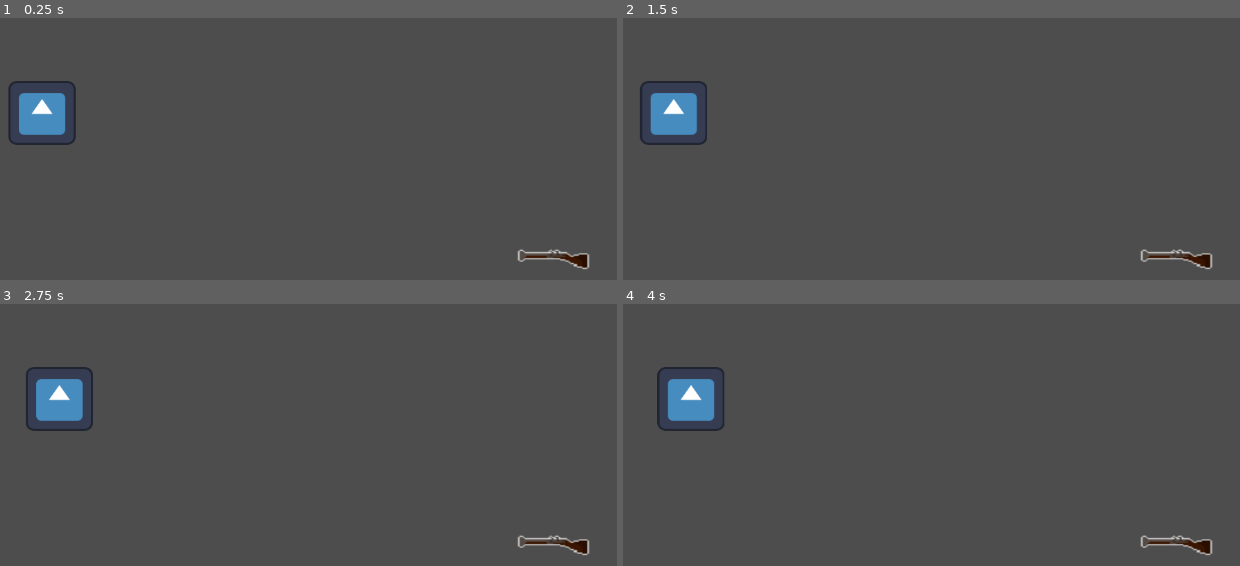
Above: before the commit, frames 1-4 (two rows, left to right).
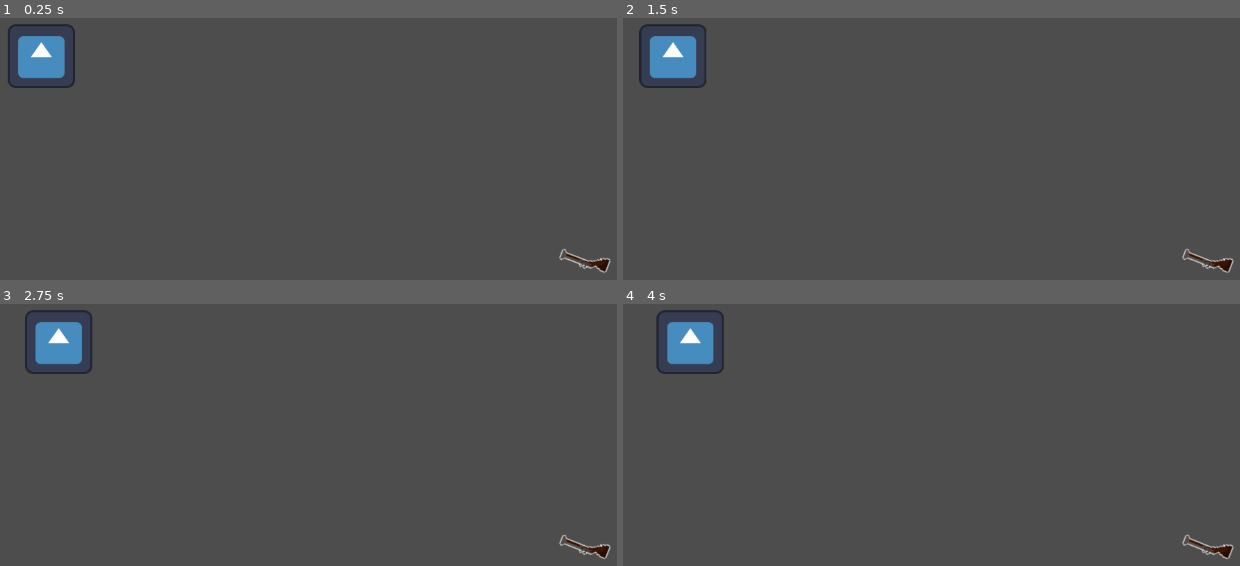
Above: after the commit, the same moments.

Repository: artturibyte/tornipuolustus
Game: Godot game, scene res://scenes/game.tscn
Same seed, same stepped clock (60 frames per second), same inputs: the game is played once before the commit and once after it. The engine's default icon, where the game draws it, is replaced by a stand-in: a white triangle on a blue panel in a dark square.
Inputs:
- Up to frame 1 (0.25 s): no input
- Up to frame 2 (1.5 s): no input
- Up to frame 3 (2.75 s): no input
- Up to frame 4 (4 s): no input

The runs differ from the first frame. In frame 1, 3.7% of the frame differs, in the area x 1-100%, y 2-98%; in frame 2, 3.7%; in frame 3, 3.6%; in frame 4, 3.7%, in the area x 5-100%, y 2-98%.

Commit message:
rotating turret

Diff:
--- a/scenes/game.tscn
+++ b/scenes/game.tscn
@@ -1,12 +1,12 @@
 [gd_scene load_steps=3 format=3 uid="uid://fnwnqijexxqi"]
 
 [ext_resource type="PackedScene" uid="uid://iadxql3vcorg" path="res://scenes/enemy.tscn" id="1_uwrxv"]
-[ext_resource type="PackedScene" uid="uid://dpfo72gqlgdvg" path="res://scenes/turret.tscn" id="2_yqjtg"]
+[ext_resource type="PackedScene" uid="uid://dgv2bk5on2uqm" path="res://scenes/turret.tscn" id="2_yqjtg"]
 
 [node name="Game" type="Node2D"]
 
-[node name="Enemy" parent="." instance=ExtResource("1_uwrxv")]
-position = Vector2(73, 302)
+[node name="enemy1" parent="." instance=ExtResource("1_uwrxv")]
+position = Vector2(72, 220)
 
-[node name="Turret" parent="." instance=ExtResource("2_yqjtg")]
-position = Vector2(809, 509)
+[node name="turret1" parent="." instance=ExtResource("2_yqjtg")]
+position = Vector2(853, 518)
--- a/scenes/turret.tscn
+++ b/scenes/turret.tscn
@@ -1,8 +1,13 @@
-[gd_scene load_steps=2 format=3 uid="uid://dpfo72gqlgdvg"]
+[gd_scene load_steps=3 format=3 uid="uid://dgv2bk5on2uqm"]
 
+[ext_resource type="Script" uid="uid://bcpafl76j22v7" path="res://scripts/turret.gd" id="1_el7wl"]
 [ext_resource type="Texture2D" uid="uid://hjavd54iolxi" path="res://assets/LBlunderbuss.png" id="1_x3mc5"]
 
-[node name="Turret" type="Sprite2D"]
-position = Vector2(-2.00001, 2)
-scale = Vector2(2.4375, 1.72917)
+[node name="turret" type="Node2D"]
+script = ExtResource("1_el7wl")
+
+[node name="Sprite2D" type="Sprite2D" parent="."]
+position = Vector2(-1, 1)
+scale = Vector2(1.6875, 1.625)
 texture = ExtResource("1_x3mc5")
+flip_h = true
--- /dev/null
+++ b/scripts/turret.gd
@@ -0,0 +1,7 @@
+extends Node2D
+
+
+func _process(delta: float) -> void:
+	var x = get_parent().get_node("enemy1").position.x
+	var y = get_parent().get_node("enemy1").position.y
+	look_at(Vector2(x, y))
Not shown, added: scripts/turret.gd.uid
